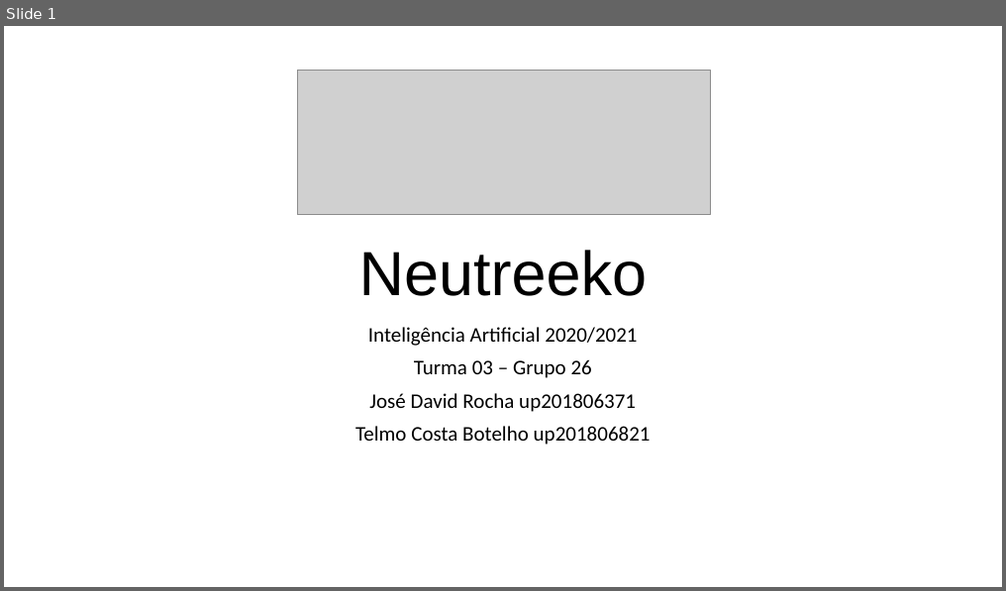
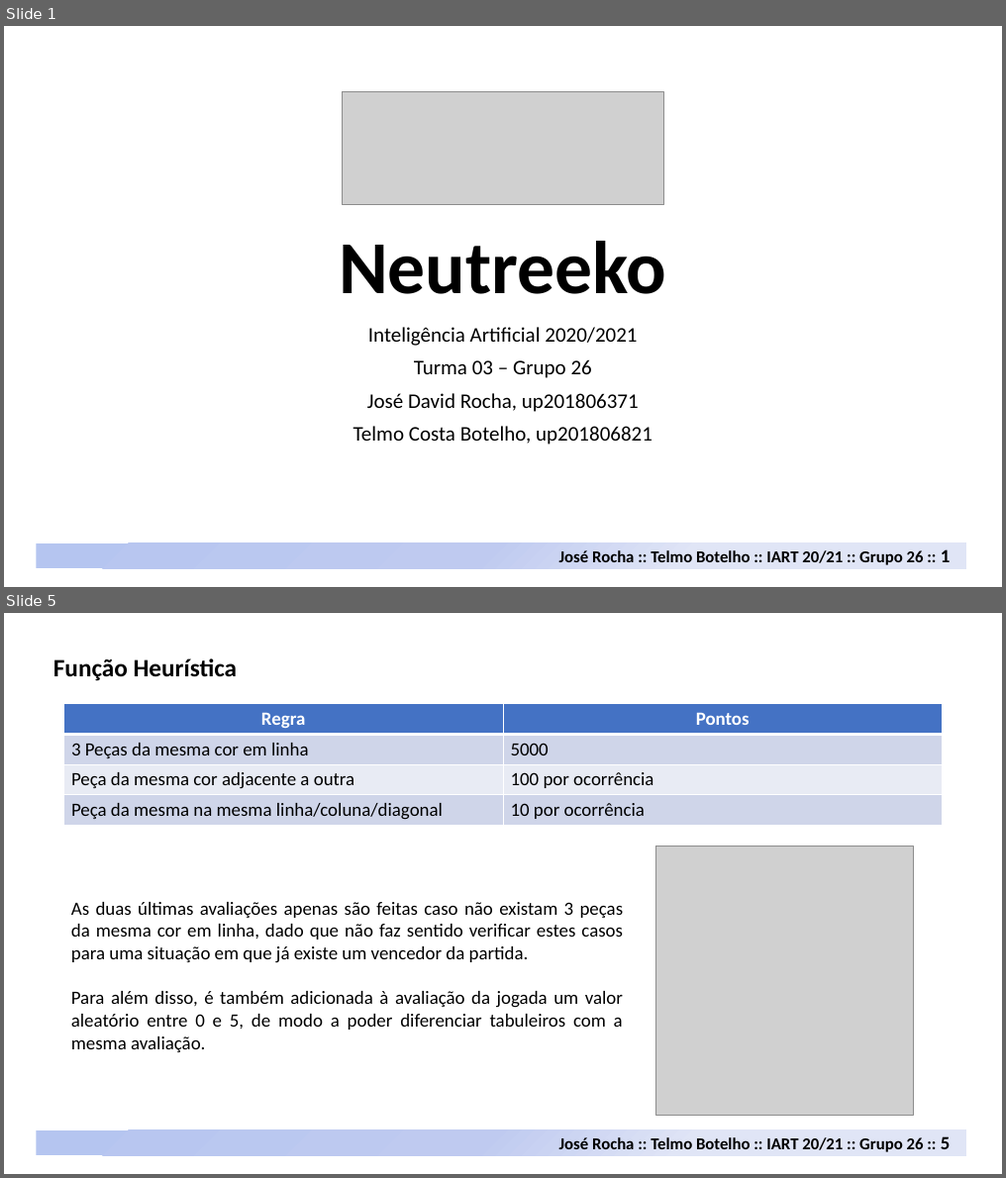
Before and after one commit to davidrocha9/FEUP-IART, a slide deck: Proj1/doc/Neutreeko.pptx. Shown one above the other, each under a label of ours: slide 1 before the commit, slides 1 and 5 after it; the slides between them are not shown. The pictures are 1006x591 and 1006x1178 pixels, drawn with LibreOffice and Linux fonts; fonts in the diff are those of the drawing; grey boxes stand for pictures. Boxes give left, top, right and bottom in pixels: in the first picture for what was removed or moved away, otherwise in the second. Text is boxed around its words. In the diff, an @@ line names an element or a change of style, - is before the commit and + after.

```diff
--- a/Proj1/doc/Neutreeko.pptx
+++ b/Proj1/doc/Neutreeko.pptx
@@ slide 5 added at box(4, 613, 1002, 1174), background #FFFFFF @@
@@ text added at box(54, 659, 238, 681), 24 pt, text #000000, bold @@
+Função Heurística
@@ table added at box(63, 703, 943, 825), 4 rows, 2 columns @@
+Regra | Pontos
+3 Peças da mesma cor em linha | 5000
+Peça da mesma cor adjacente a outra | 100 por ocorrência
+Peça da mesma na mesma linha/coluna/diagonal | 10 por ocorrência
@@ picture added at box(656, 846, 913, 1115) @@
@@ text added at box(71, 902, 624, 1053), 18 pt, text #000000 @@
+As duas últimas avaliações apenas são feitas caso não existam 3 peças da mesma cor em linha, dado que não faz sentido verificar estes casos para uma situação em que já existe um vencedor da partida.
+Para além disso, é também adicionada à avaliação da jogada um valor aleatório entre 0 e 5, de modo a poder diferenciar tabuleiros com a mesma avaliação.
@@ rectangle added at box(37, 1131, 966, 1156), fill gradient #B6C4F0 to #C0CBF0 to #E0E5F7 @@
@@ text added at box(559, 1137, 950, 1153), 16 pt, text #000000, bold @@
+José Rocha :: Telmo Botelho :: IART 20/21 :: Grupo 26 :: 5
@@ slide 1 changed as well @@
@@ picture: place and size @@
-picture at box(297, 71, 711, 215)
+picture at box(343, 92, 663, 205)
@@ title "Neutreeko" at box(339, 241, 666, 294): size 60 to 72 pt, font Arial to Calibri, bold on @@
@@ subtitle at box(353, 393, 652, 445): text changed @@
-José David Rocha up201806371
-Telmo Costa Botelho up201806821
+José David Rocha, up201806371
+Telmo Costa Botelho, up201806821
@@ rectangle added at box(37, 544, 966, 569), fill gradient #B6C4F0 to #C0CBF0 to #E0E5F7 @@
@@ text added at box(559, 550, 950, 566), 16 pt, text #000000, bold @@
+José Rocha :: Telmo Botelho :: IART 20/21 :: Grupo 26 :: 1
```
Also in this commit, not shown: 4 other slides changed, 4 other slides added, 1 slide removed, 5 other files.
